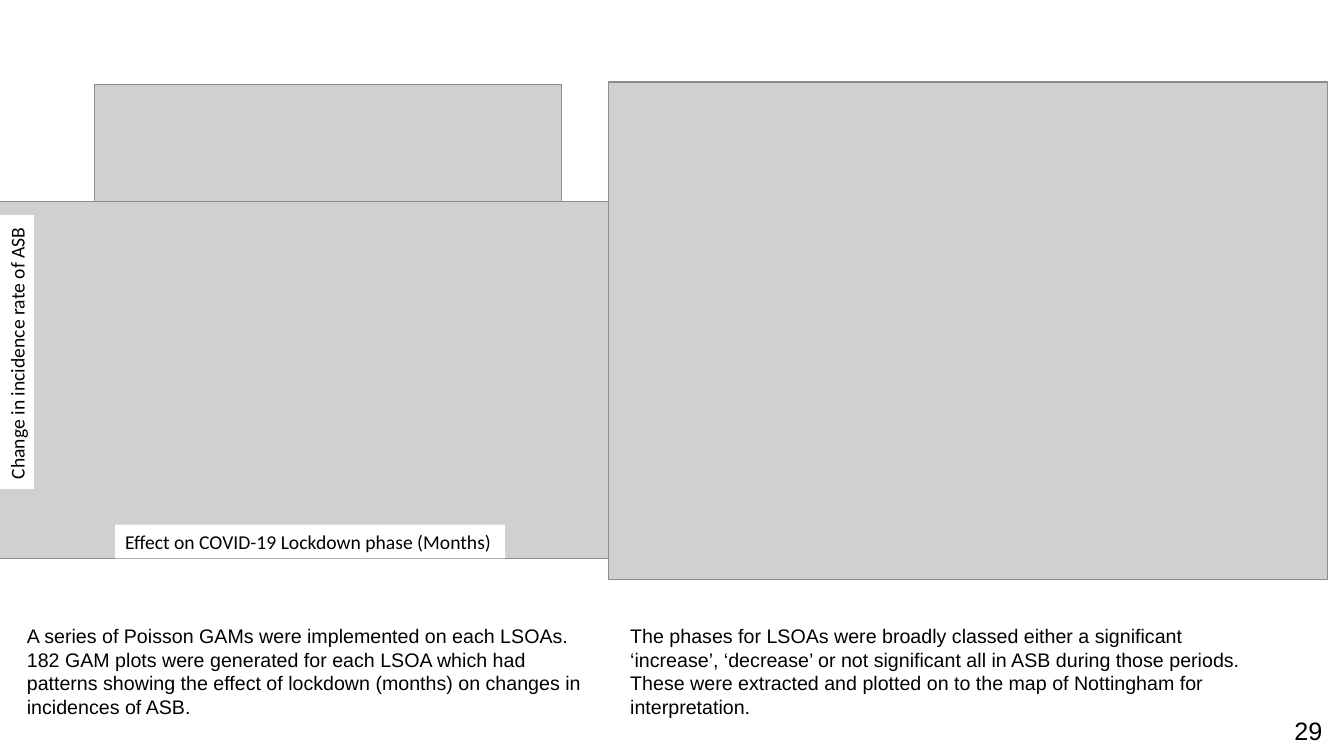
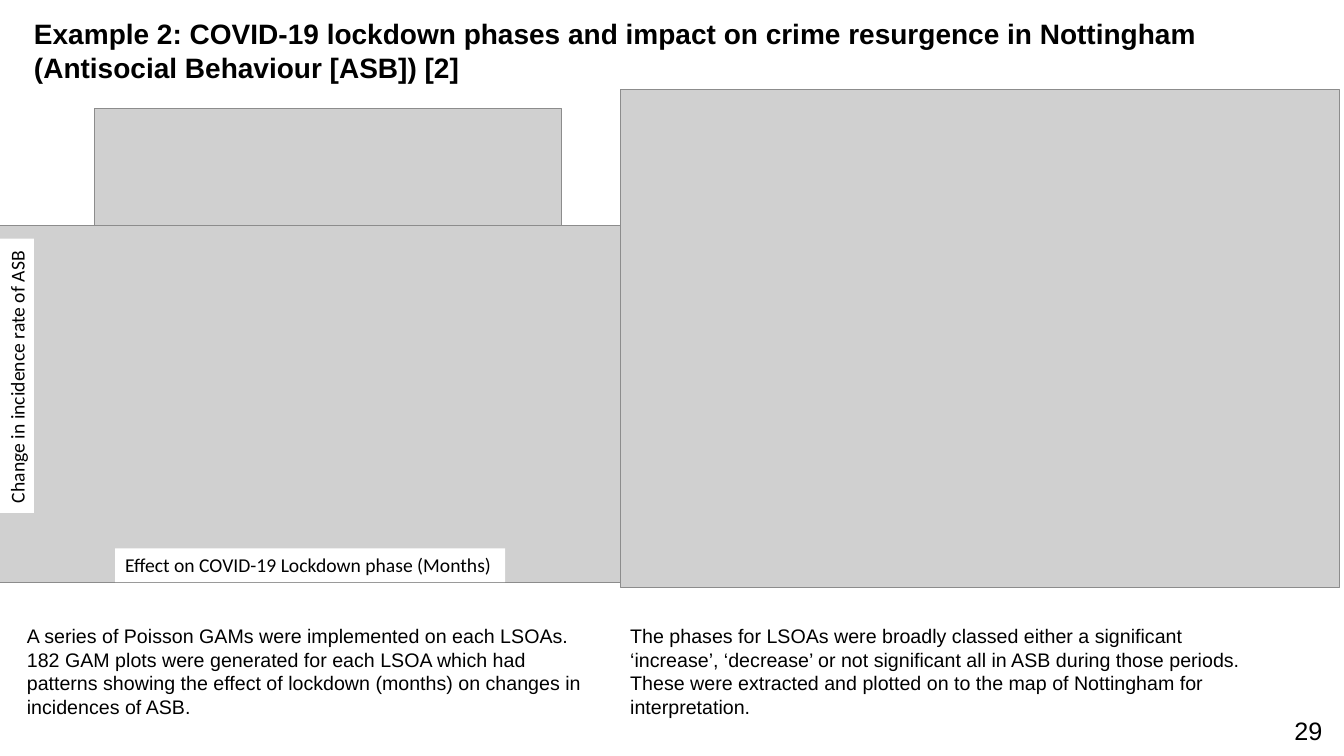
Before and after one commit to UCLPG-MSC-SGDS/GEOG0125, a slide deck: slide 29 of Lecture_notes_ppt/GEOG0125 Week 3 Lecture - Bayesian GAMs.pptx. Drawn at 1344x756 pixels with LibreOffice and Linux fonts; fonts in the diff are those of the drawing; grey boxes stand for pictures. Boxes give left, top, right and bottom in pixels: in the first picture for what was removed or moved away, otherwise in the second. Text is boxed around its words. In the diff, an @@ line names an element or a change of style, - is before the commit and + after.

```diff
--- a/Lecture_notes_ppt/GEOG0125 Week 3 Lecture - Bayesian GAMs.pptx
+++ b/Lecture_notes_ppt/GEOG0125 Week 3 Lecture - Bayesian GAMs.pptx
@@ text added at (x1=34, y1=23, x2=1196, y2=83), 20 pt, text #000000, bold @@
+Example 2: COVID-19 lockdown phases and impact on crime resurgence in Nottingham (Antisocial Behaviour [ASB]) [2]
@@ picture moved from (x1=609, y1=82, x2=1329, y2=579) to (x1=620, y1=90, x2=1340, y2=587) @@
@@ 2 pictures, 2 rectangles moved together from (x1=0, y1=85, x2=620, y2=559) to (x1=0, y1=109, x2=620, y2=583) @@
```
Also in this commit, not shown: 1 other slide changed, 5 other files.
